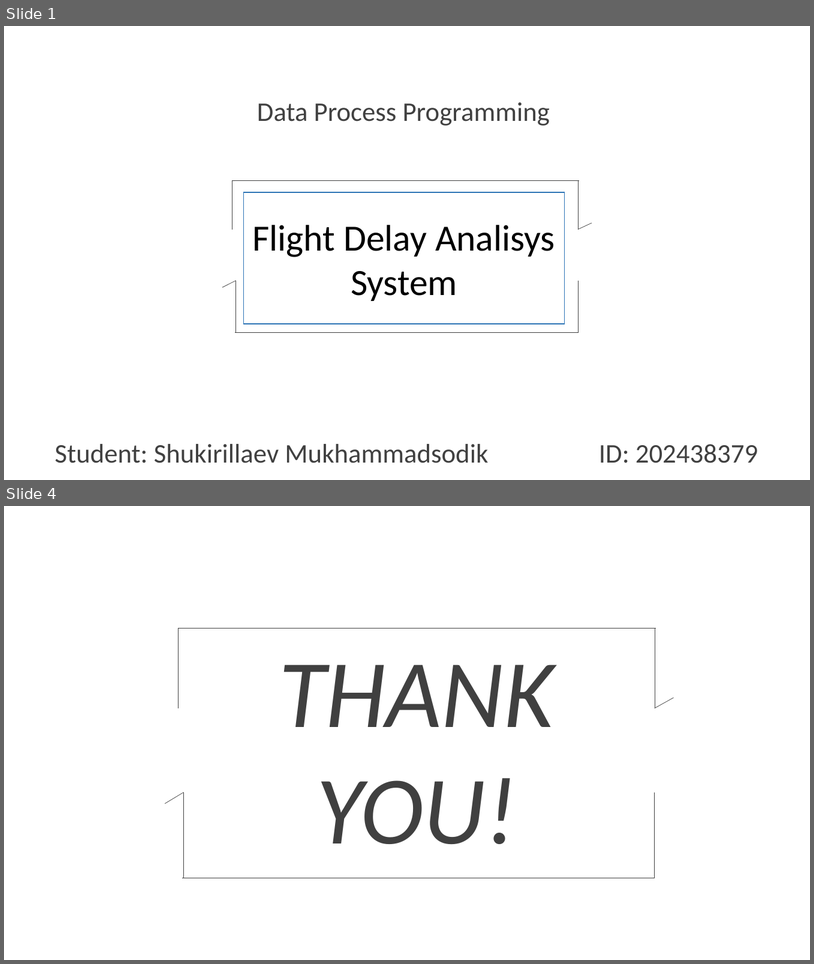
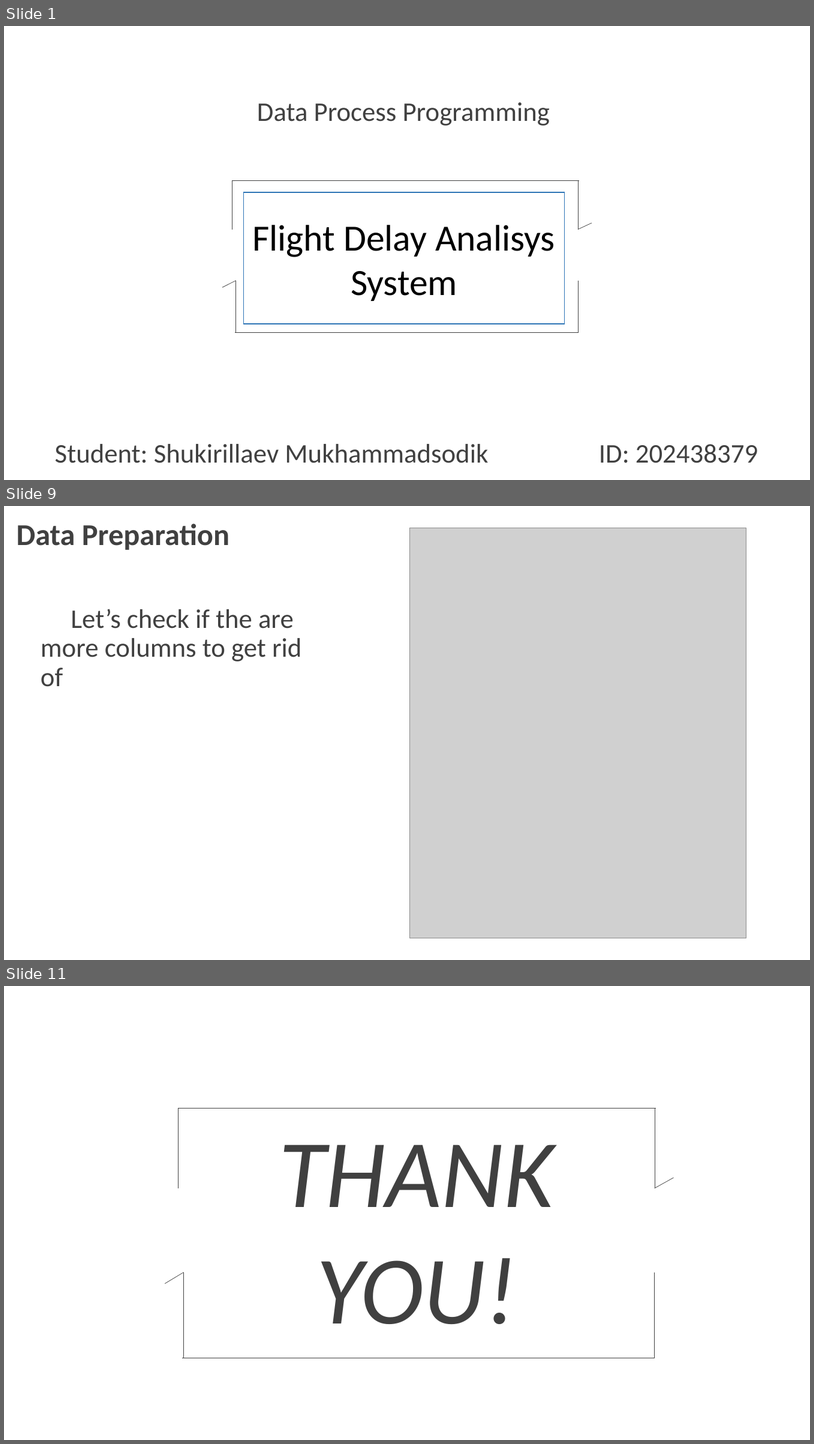
Before and after one commit to McLight-Note/Data_Process_Programming, a slide deck: Final_Project.pptx. Shown one above the other, each under a label of ours: slides 1 and 4 before the commit, slides 1, 9 and 11 after it; the slides between them are not shown. The pictures are 814x964 and 814x1444 pixels, drawn with LibreOffice and Linux fonts; fonts in the diff are those of the drawing; grey boxes stand for pictures; background and template pictures are left out. Boxes give left, top, right and bottom in pixels: in the first picture for what was removed or moved away, otherwise in the second. Text is boxed around its words. In the diff, an @@ line names an element or a change of style, - is before the commit and + after.

```diff
--- a/Final_Project.pptx
+++ b/Final_Project.pptx
@@ slide 9 added at <box>4,506,810,960</box>, background picture (left out) @@
@@ text added at <box>17,523,230,550</box>, 36 pt, text #404040, bold @@
+Data Preparation
@@ picture added at <box>411,528,747,937</box> @@
@@ text added at <box>41,609,302,687</box>, 32 pt, text #404040 @@
+  Let’s check if the are more columns to get rid of
@@ what was slide 4 is now slide 11 @@
```
Also in this commit, not shown: 1 slide changed, 7 other slides added, 1 slide removed.
